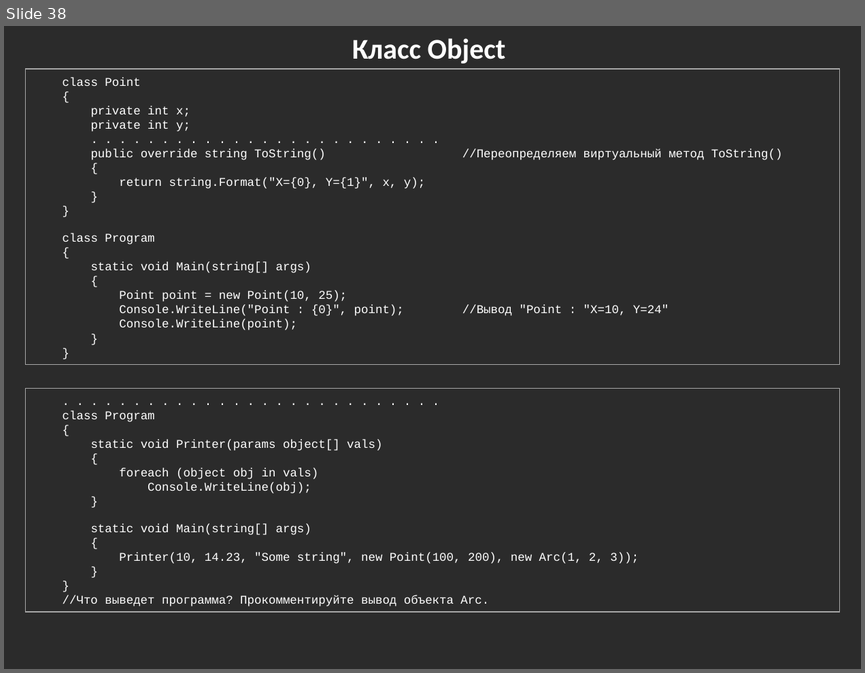
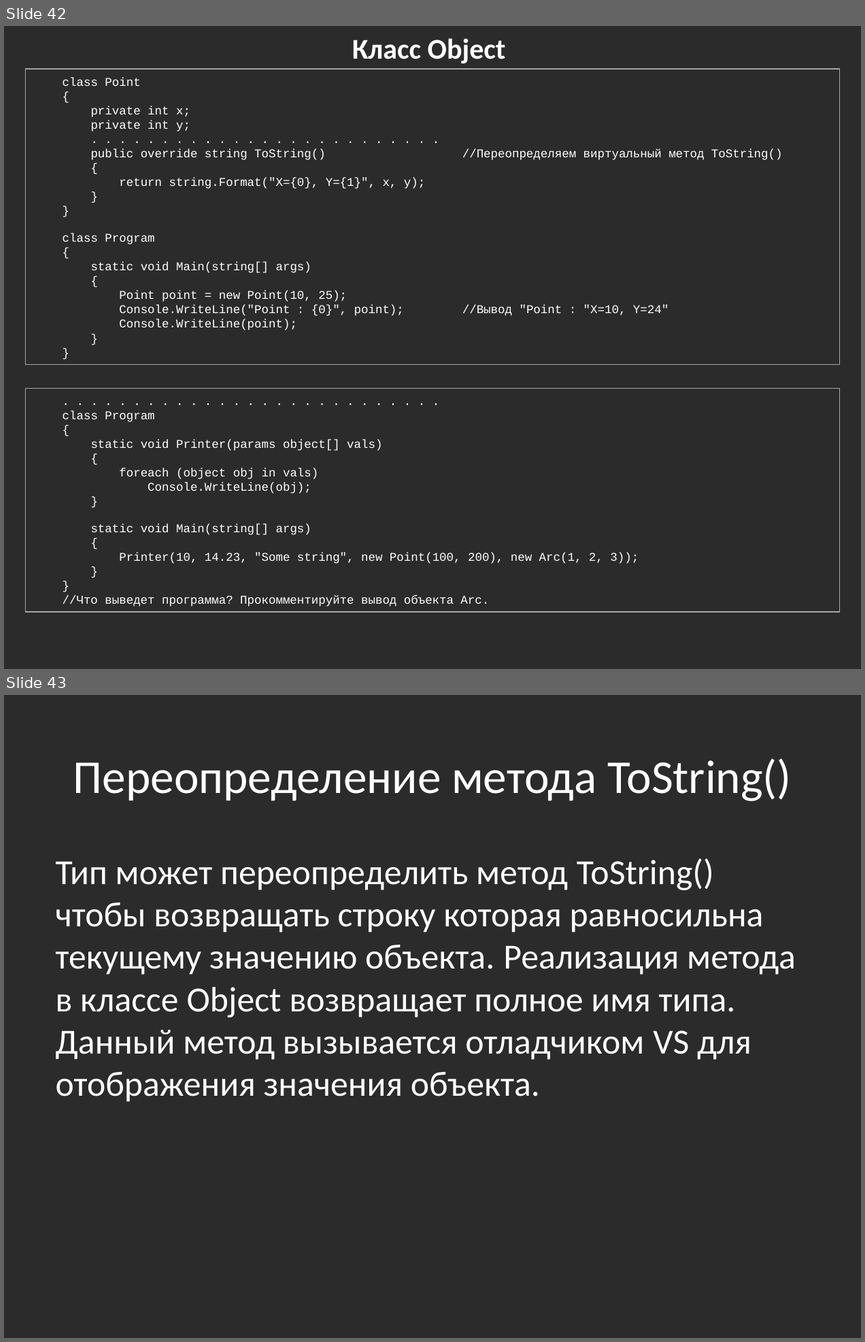
Before and after one commit to bazile/Training, a slide deck: Presentation/lesson-02-oop.pptx. Shown one above the other, each under a label of ours: slide 38 before the commit, slides 42 and 43 after it. The pictures are 865x673 and 865x1342 pixels, drawn with LibreOffice and Linux fonts; fonts in the diff are those of the drawing; background and template pictures are left out; a plain dark background stands for a picture behind light text. Boxes give left, top, right and bottom in pixels: in the first picture for what was removed or moved away, otherwise in the second. Text is boxed around its words. In the diff, an @@ line names an element or a change of style, - is before the commit and + after.

```diff
--- a/Presentation/lesson-02-oop.pptx
+++ b/Presentation/lesson-02-oop.pptx
@@ slide 43 added at <box>4,695,861,1338</box>, background picture (left out) @@
@@ title added at <box>73,758,791,801</box>, 39.6 pt, text #FFFFFF @@
+Переопределение метода ToString()
@@ text added at <box>56,858,796,1102</box>, 29.6 pt, text #FFFFFF @@
+Тип может переопределить метод ToString() чтобы возвращать строку которая равносильна текущему значению объекта. Реализация метода в классе Object возвращает полное имя типа. Данный метод вызывается отладчиком VS для отображения значения объекта.
@@ what was slide 38 is now slide 42 @@
```
Also in this commit, not shown: 8 other slides added, 1 other file.
